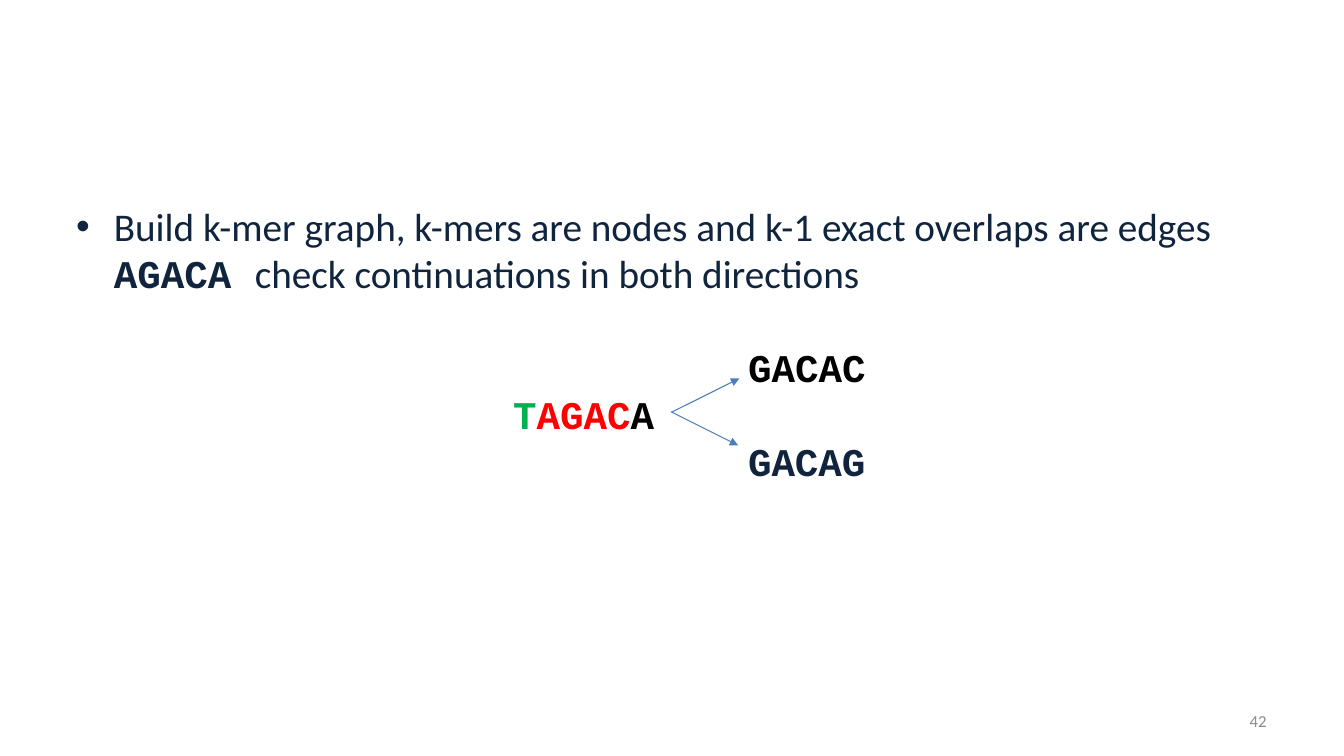
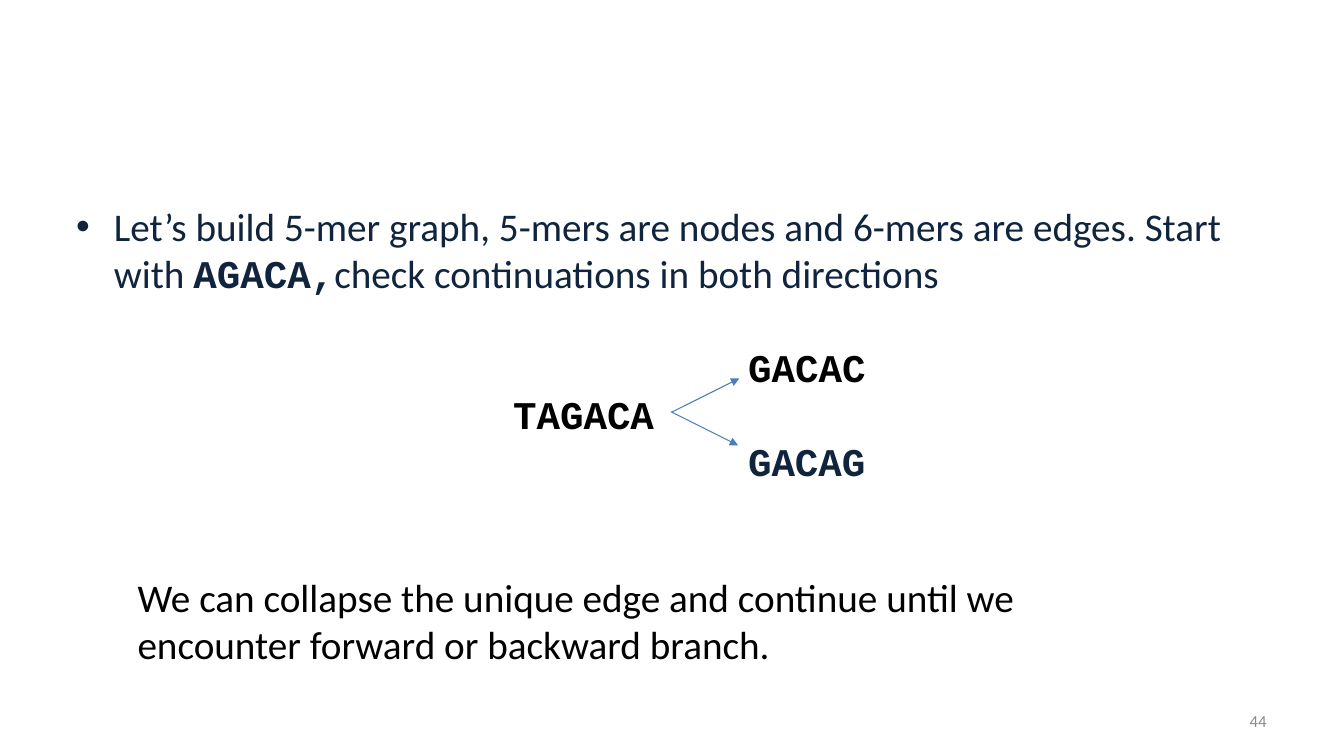
Before and after one commit to alekseyzimin/BME-Algorithms-for-Analysis-of-Genomic-Data, a slide deck: slide 44 of Fall 2026/Week 5 -- Genome Assembly Algorithms.pptx (slide 42 before the commit). Drawn at 1344x756 pixels with LibreOffice and Linux fonts; fonts in the diff are those of the drawing; background and template pictures are left out. Boxes give left, top, right and bottom in pixels: in the first picture for what was removed or moved away, otherwise in the second. Text is boxed around its words. In the diff, an @@ line names an element or a change of style, - is before the commit and + after.

```diff
--- a/Fall 2026/Week 5 -- Genome Assembly Algorithms.pptx
+++ b/Fall 2026/Week 5 -- Genome Assembly Algorithms.pptx
@@ text at [114, 213, 1221, 477]: text changed @@
-• Build k-mer graph, k-mers are nodes and k-1 exact overlaps are edges
-  AGACA check continuations in both directions
-  GACAC
-  TAGACA
-  none A GACAG
-  none A
+• Let’s build 5-mer graph, 5-mers are nodes and 6-mers are edges. Start with AGACA,check continuations in both directions
+  GACAC
+  TAGACA
+  none A GACAG
+  none A
@@ text added at [138, 584, 1014, 660], 28 pt, text #000000 @@
+We can collapse the unique edge and continue until we encounter forward or backward branch.
@@ page number at [1250, 716, 1267, 727]: text changed @@
-42
+44
```
Also in this commit, not shown: 21 other slides changed, 5 slides added.
